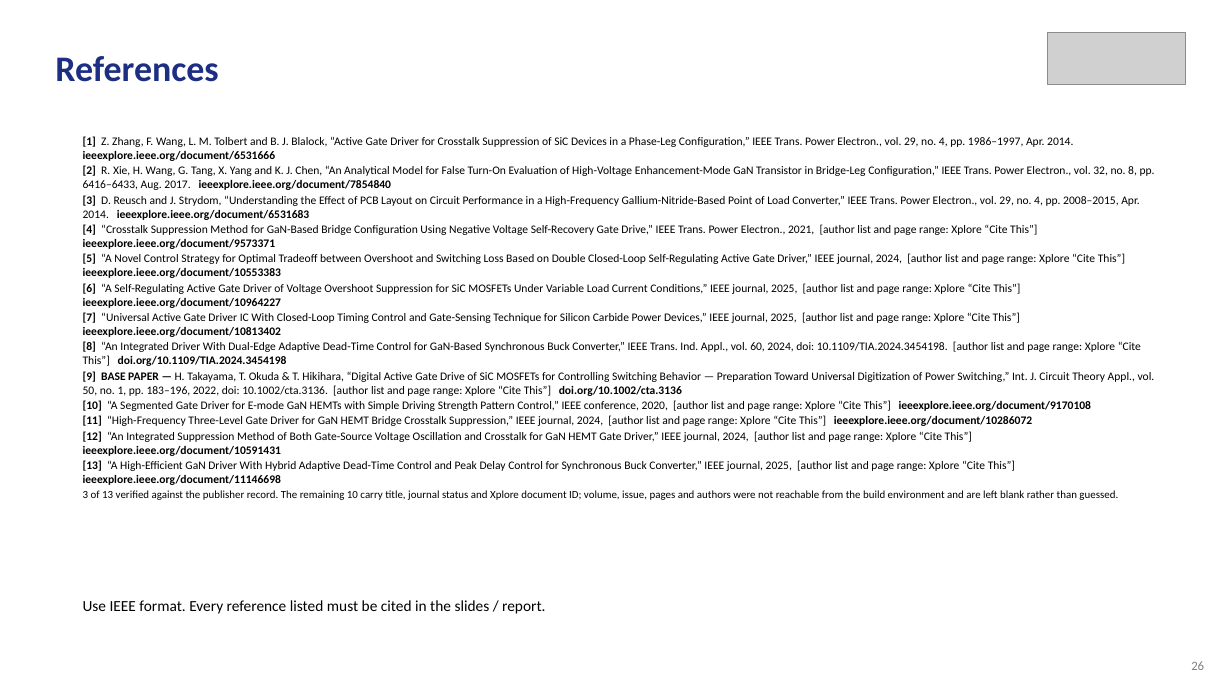
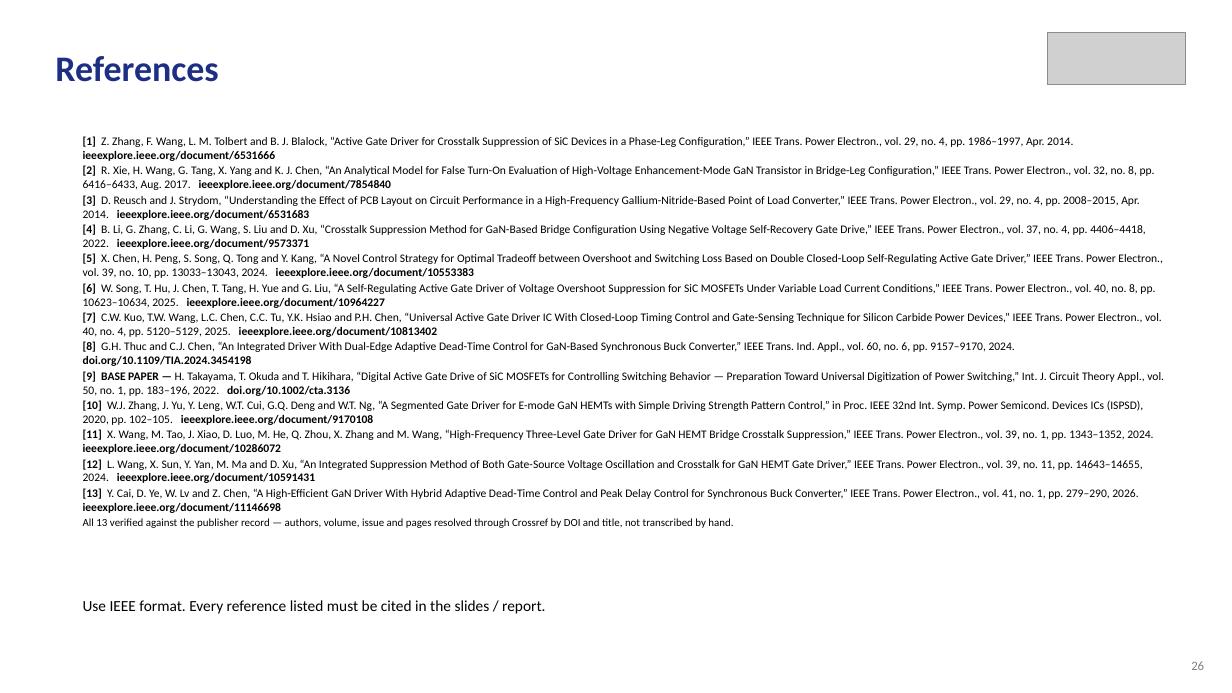
Before and after one commit to Amritha902/gan-driver, a slide deck: slide 26 of review/Review1_GaN_Segmented_Gate_Driver.pptx. Drawn at 1232x693 pixels with LibreOffice and Linux fonts; fonts in the diff are those of the drawing; grey boxes stand for pictures. Boxes give left, top, right and bottom in pixels: in the first picture for what was removed or moved away, otherwise in the second. Text is boxed around its words. In the diff, an @@ line names an element or a change of style, - is before the commit and + after.

```diff
--- a/review/Review1_GaN_Segmented_Gate_Driver.pptx
+++ b/review/Review1_GaN_Segmented_Gate_Driver.pptx
@@ text at (83,224,1164,528): text changed @@
-[4] “Crosstalk Suppression Method for GaN-Based Bridge Configuration Using Negative Voltage Self-Recovery Gate Drive,” IEEE Trans. Power Electron., 2021, [author list and page range: Xplore “Cite This”] ieeexplore.ieee.org/document/9573371
-[5] “A Novel Control Strategy for Optimal Tradeoff between Overshoot and Switching Loss Based on Double Closed-Loop Self-Regulating Active Gate Driver,” IEEE journal, 2024, [author list and page range: Xplore “Cite This”] ieeexplore.ieee.org/document/10553383
-[6] “A Self-Regulating Active Gate Driver of Voltage Overshoot Suppression for SiC MOSFETs Under Variable Load Current Conditions,” IEEE journal, 2025, [author list and page range: Xplore “Cite This”] ieeexplore.ieee.org/document/10964227
-[7] “Universal Active Gate Driver IC With Closed-Loop Timing Control and Gate-Sensing Technique for Silicon Carbide Power Devices,” IEEE journal, 2025, [author list and page range: Xplore “Cite This”] ieeexplore.ieee.org/document/10813402
-[8] “An Integrated Driver With Dual-Edge Adaptive Dead-Time Control for GaN-Based Synchronous Buck Converter,” IEEE Trans. Ind. Appl., vol. 60, 2024, doi: 10.1109/TIA.2024.3454198. [author list and page range: Xplore “Cite This”] doi.org/10.1109/TIA.2024.3454198
-[9] BASE PAPER — H. Takayama, T. Okuda & T. Hikihara, “Digital Active Gate Drive of SiC MOSFETs for Controlling Switching Behavior — Preparation Toward Universal Digitization of Power Switching,” Int. J. Circuit Theory Appl., vol. 50, no. 1, pp. 183–196, 2022, doi: 10.1002/cta.3136. [author list and page range: Xplore “Cite This”] doi.org/10.1002/cta.3136
-[10] “A Segmented Gate Driver for E-mode GaN HEMTs with Simple Driving Strength Pattern Control,” IEEE conference, 2020, [author list and page range: Xplore “Cite This”] ieeexplore.ieee.org/document/9170108
-[11] “High-Frequency Three-Level Gate Driver for GaN HEMT Bridge Crosstalk Suppression,” IEEE journal, 2024, [author list and page range: Xplore “Cite This”] ieeexplore.ieee.org/document/10286072
-[12] “An Integrated Suppression Method of Both Gate-Source Voltage Oscillation and Crosstalk for GaN HEMT Gate Driver,” IEEE journal, 2024, [author list and page range: Xplore “Cite This”] ieeexplore.ieee.org/document/10591431
-[13] “A High-Efficient GaN Driver With Hybrid Adaptive Dead-Time Control and Peak Delay Control for Synchronous Buck Converter,” IEEE journal, 2025, [author list and page range: Xplore “Cite This”] ieeexplore.ieee.org/document/11146698
-3 of 13 verified against the publisher record. The remaining 10 carry title, journal status and Xplore document ID; volume, issue, pages and authors were not reachable from the build environment and are left blank rather than guessed.
+[4] B. Li, G. Zhang, C. Li, G. Wang, S. Liu and D. Xu, “Crosstalk Suppression Method for GaN-Based Bridge Configuration Using Negative Voltage Self-Recovery Gate Drive,” IEEE Trans. Power Electron., vol. 37, no. 4, pp. 4406–4418, 2022. ieeexplore.ieee.org/document/9573371
+[5] X. Chen, H. Peng, S. Song, Q. Tong and Y. Kang, “A Novel Control Strategy for Optimal Tradeoff between Overshoot and Switching Loss Based on Double Closed-Loop Self-Regulating Active Gate Driver,” IEEE Trans. Power Electron., vol. 39, no. 10, pp. 13033–13043, 2024. ieeexplore.ieee.org/document/10553383
+[6] W. Song, T. Hu, J. Chen, T. Tang, H. Yue and G. Liu, “A Self-Regulating Active Gate Driver of Voltage Overshoot Suppression for SiC MOSFETs Under Variable Load Current Conditions,” IEEE Trans. Power Electron., vol. 40, no. 8, pp. 10623–10634, 2025. ieeexplore.ieee.org/document/10964227
+[7] C.W. Kuo, T.W. Wang, L.C. Chen, C.C. Tu, Y.K. Hsiao and P.H. Chen, “Universal Active Gate Driver IC With Closed-Loop Timing Control and Gate-Sensing Technique for Silicon Carbide Power Devices,” IEEE Trans. Power Electron., vol. 40, no. 4, pp. 5120–5129, 2025. ieeexplore.ieee.org/document/10813402
+[8] G.H. Thuc and C.J. Chen, “An Integrated Driver With Dual-Edge Adaptive Dead-Time Control for GaN-Based Synchronous Buck Converter,” IEEE Trans. Ind. Appl., vol. 60, no. 6, pp. 9157–9170, 2024. doi.org/10.1109/TIA.2024.3454198
+[9] BASE PAPER — H. Takayama, T. Okuda and T. Hikihara, “Digital Active Gate Drive of SiC MOSFETs for Controlling Switching Behavior — Preparation Toward Universal Digitization of Power Switching,” Int. J. Circuit Theory Appl., vol. 50, no. 1, pp. 183–196, 2022. doi.org/10.1002/cta.3136
+[10] W.J. Zhang, J. Yu, Y. Leng, W.T. Cui, G.Q. Deng and W.T. Ng, “A Segmented Gate Driver for E-mode GaN HEMTs with Simple Driving Strength Pattern Control,” in Proc. IEEE 32nd Int. Symp. Power Semicond. Devices ICs (ISPSD), 2020, pp. 102–105. ieeexplore.ieee.org/document/9170108
+[11] X. Wang, M. Tao, J. Xiao, D. Luo, M. He, Q. Zhou, X. Zhang and M. Wang, “High-Frequency Three-Level Gate Driver for GaN HEMT Bridge Crosstalk Suppression,” IEEE Trans. Power Electron., vol. 39, no. 1, pp. 1343–1352, 2024. ieeexplore.ieee.org/document/10286072
+[12] L. Wang, X. Sun, Y. Yan, M. Ma and D. Xu, “An Integrated Suppression Method of Both Gate-Source Voltage Oscillation and Crosstalk for GaN HEMT Gate Driver,” IEEE Trans. Power Electron., vol. 39, no. 11, pp. 14643–14655, 2024. ieeexplore.ieee.org/document/10591431
+[13] Y. Cai, D. Ye, W. Lv and Z. Chen, “A High-Efficient GaN Driver With Hybrid Adaptive Dead-Time Control and Peak Delay Control for Synchronous Buck Converter,” IEEE Trans. Power Electron., vol. 41, no. 1, pp. 279–290, 2026. ieeexplore.ieee.org/document/11146698
+All 13 verified against the publisher record — authors, volume, issue and pages resolved through Crossref by DOI and title, not transcribed by hand.
```
Also in this commit, not shown: 1 other slide changed, 2 other files.
